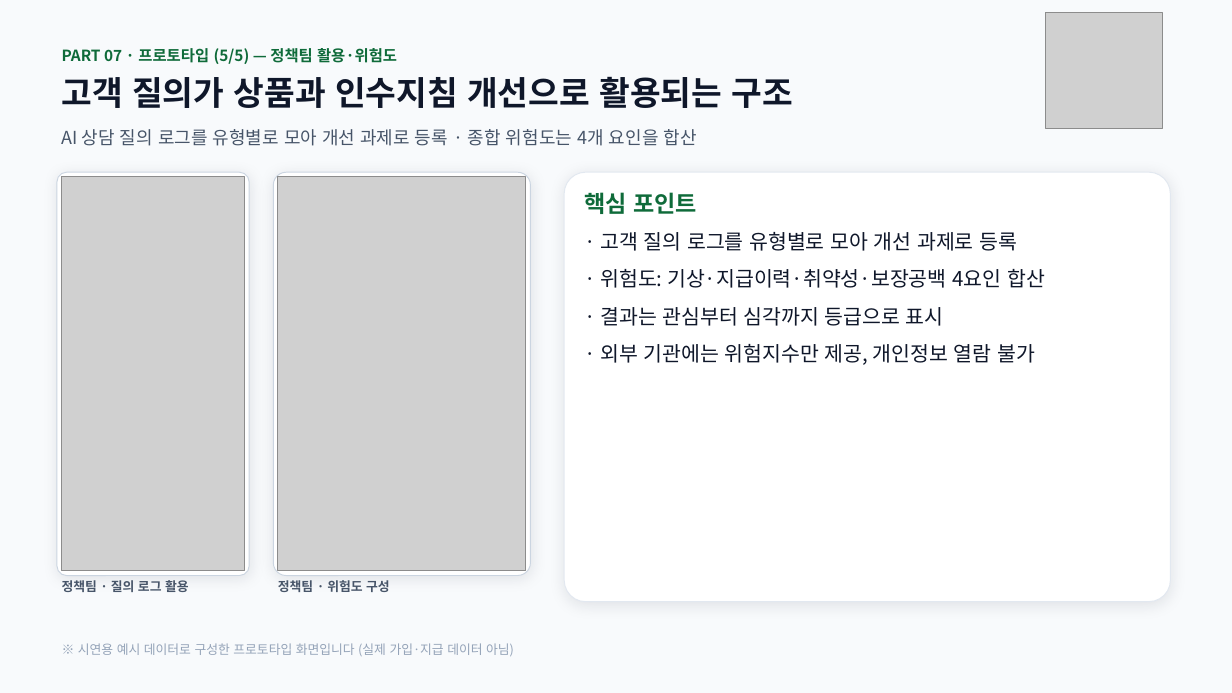
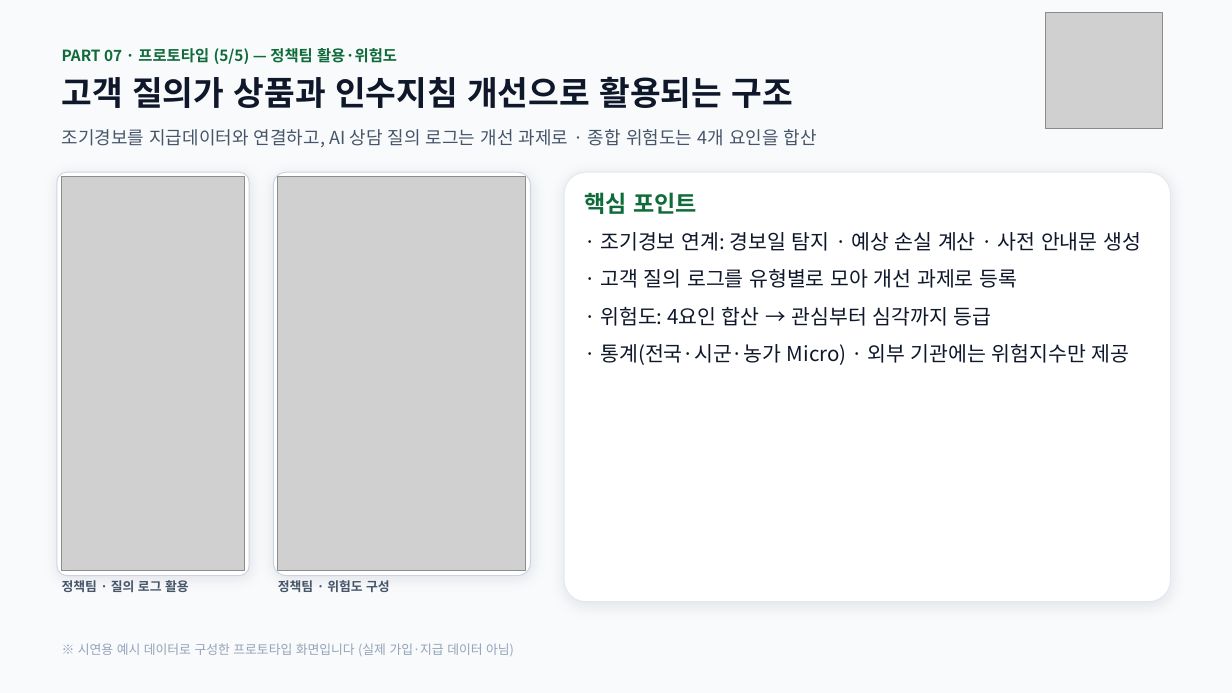
Before and after one commit to yurimingly/policy-insurance, a slide deck: slide 5 of prototype_5slides.pptx. Drawn at 1232x693 pixels with LibreOffice and Linux fonts; fonts in the diff are those of the drawing; grey boxes stand for pictures. Boxes give left, top, right and bottom in pixels: in the first picture for what was removed or moved away, otherwise in the second. Text is boxed around its words. In the diff, an @@ line names an element or a change of style, - is before the commit and + after.

```diff
--- a/prototype_5slides.pptx
+++ b/prototype_5slides.pptx
@@ text at (x1=62, y1=129, x2=817, y2=147): text changed @@
-AI 상담 질의 로그를 유형별로 모아 개선 과제로 등록 · 종합 위험도는 4개 요인을 합산
+조기경보를 지급데이터와 연결하고, AI 상담 질의 로그는 개선 과제로 · 종합 위험도는 4개 요인을 합산
@@ text at (x1=600, y1=232, x2=1141, y2=251): paragraph added @@
+· 조기경보 연계: 경보일 탐지 · 예상 손실 계산 · 사전 안내문 생성
@@ text at (x1=600, y1=307, x2=1130, y2=365): text changed @@
-· 위험도: 기상·지급이력·취약성·보장공백 4요인 합산
-· 결과는 관심부터 심각까지 등급으로 표시
-· 외부 기관에는 위험지수만 제공, 개인정보 열람 불가
+· 위험도: 4요인 합산 → 관심부터 심각까지 등급
+· 통계(전국·시군·농가 Micro) · 외부 기관에는 위험지수만 제공
```
Also in this commit, not shown: 1 other slide changed.
